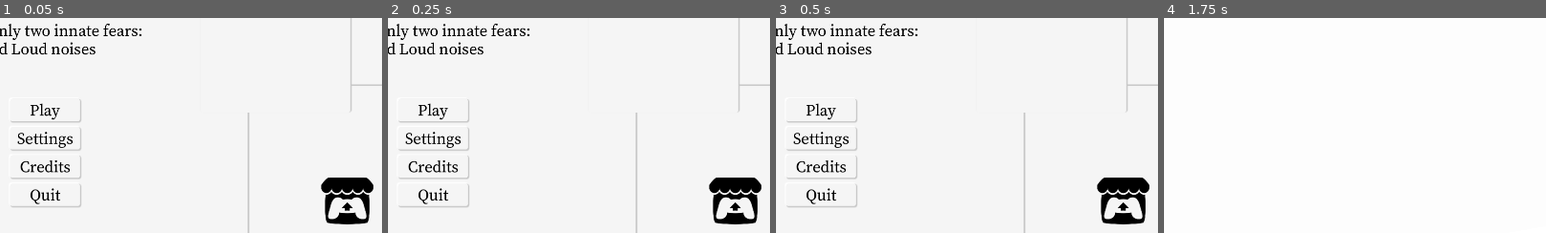
Above: before the commit, frames 1-4 (left to right).
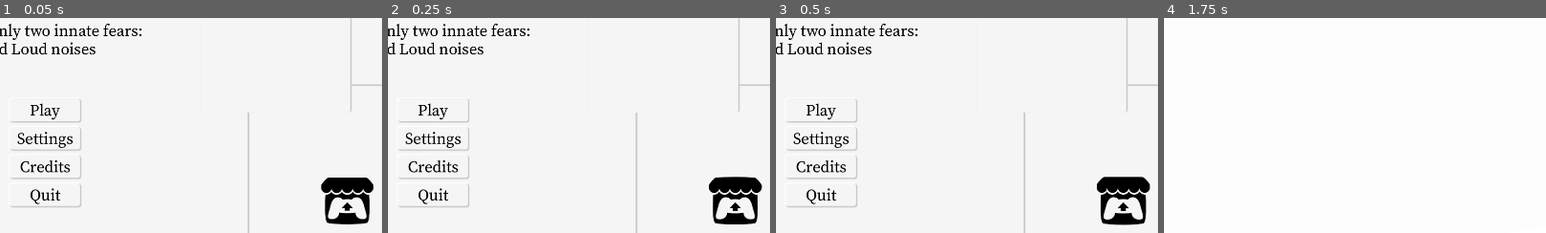
Above: after the commit, the same moments.

Repository: Alchigh/the-third-fear
Game: Godot game, scene res://UI/start_menu.tscn
The game is run twice, just before and just after one commit, with the same random seed, the same clock (stepped at 60 frames per second) and the same inputs. Sound files missing from this copy of the repository are replaced by a short silence.
Inputs (mouse positions are % of the whole screen's width and height, from its top left):
- Up to frame 1 (0.05 s): no input
- Up to frame 2 (0.25 s): no input
- Up to frame 3 (0.5 s): no input
- Up to frame 4 (1.75 s): click "Play" at 0.5 s; tap Enter at 1.25 s; move the mouse to (49, 52) at 1.27 s; hold W (forward) from 1.28 s (still down); hold R (throw) from 1.28 s (still down); click (49, 52) at 1.42 s; tap Space (jump) at 1.52, 1.55 s
The pictures show only the part of the screen within x 44-94%, y 45-95%; the shares and areas given below are measured in that part.

The runs differ from the first frame. In frame 1, less than 0.1% of the frame differs, in the area x 84-98%, y 74-96%; in frame 2, 0.3%; in frame 3, 0.5%, in the area x 84-98%, y 73-97%; in frame 4, nothing differs.

Commit message:
Menu fixes.

Diff:
--- /dev/null
+++ b/UI/itch_logo.gd
@@ -0,0 +1,12 @@
+extends Sprite2D
+
+signal pressed
+# Called when the node enters the scene tree for the first time.
+func _ready() -> void:
+	pass # Replace with function body.
+
+func _input(event: InputEvent) -> void:
+	if event is InputEventMouseButton:
+		if event.button_index == MOUSE_BUTTON_LEFT and event.pressed:
+			if is_pixel_opaque(get_local_mouse_position()):
+				pressed.emit()#_on_itchIo()
--- a/UI/start_menu.gd
+++ b/UI/start_menu.gd
@@ -4,6 +4,7 @@
 
 # Called when the node enters the scene tree for the first time.
 func _ready() -> void:
+	AudioManager.state = "Start"
 	%play.pressed.connect(_on_play_pressed)
 	%quit.pressed.connect(_on_quit_pressed)
 
@@ -13,10 +14,12 @@
 	#%No.pressed.connect(_on_no)
 
 	#%ItchButton.pressed.connect(_on_itchIo)
+	%itch_logo.pressed.connect(_on_itchIo)
 
 func _on_play_pressed() -> void:
 	await tween_animation(%play)
 	AudioManager.play()
+	AudioManager.state = "Game"
 	$BGM.stop()
 	get_tree().change_scene_to_file("res://scenes/gameworld.tscn")
 
@@ -40,6 +43,7 @@
 ## What Itch.Io button does
 func _on_itchIo() -> void:
 	#%ItchIoLogo.scale = Vector2(0.15, 0.15)
+	AudioManager.play()
 	await tween_animation(%itch_logo)
 	OS.shell_open("https://alchigh.itch.io/")
 
--- a/UI/start_menu.tscn
+++ b/UI/start_menu.tscn
@@ -9,6 +9,45 @@
 [ext_resource type="FontFile" uid="uid://b46ta7eexv06y" path="res://assets/fonts/source_serif_4/SourceSerif4-VariableFont_opsz,wght.ttf" id="6_rcgl7"]
 [ext_resource type="Script" uid="uid://0eic3pccmme5" path="res://UI/rtl_url.gd" id="8_2cbuu"]
 [ext_resource type="Texture2D" uid="uid://btwcsqb5yf4dq" path="res://assets/itchio_logo.svg" id="9_olsk0"]
+[ext_resource type="Script" uid="uid://nku1a7frsouv" path="res://UI/itch_logo.gd" id="10_2mdyt"]
+
+[sub_resource type="Animation" id="Animation_2mdyt"]
+length = 0.001
+tracks/0/type = "value"
+tracks/0/imported = false
+tracks/0/enabled = true
+tracks/0/path = NodePath(".:scale")
+tracks/0/interp = 1
+tracks/0/loop_wrap = true
+tracks/0/keys = {
+"times": PackedFloat32Array(0),
+"transitions": PackedFloat32Array(1),
+"update": 0,
+"values": [Vector2(0.5, 0.5)]
+}
+
+[sub_resource type="Animation" id="Animation_umcuc"]
+resource_name = "idle"
+length = 4.0
+loop_mode = 1
+tracks/0/type = "value"
+tracks/0/imported = false
+tracks/0/enabled = true
+tracks/0/path = NodePath(".:scale")
+tracks/0/interp = 1
+tracks/0/loop_wrap = true
+tracks/0/keys = {
+"times": PackedFloat32Array(0, 2, 4),
+"transitions": PackedFloat32Array(1, 1, 1),
+"update": 0,
+"values": [Vector2(0.5, 0.5), Vector2(0.55, 0.55), Vector2(0.5, 0.5)]
+}
+
+[sub_resource type="AnimationLibrary" id="AnimationLibrary_uhcj7"]
+_data = {
+&"RESET": SubResource("Animation_2mdyt"),
+&"idle": SubResource("Animation_umcuc")
+}
 
 [node name="start_menu" type="Control" unique_id=1146702393]
 layout_mode = 3
@@ -408,3 +447,8 @@
 position = Vector2(1720, 944)
 scale = Vector2(0.5, 0.5)
 texture = ExtResource("9_olsk0")
+script = ExtResource("10_2mdyt")
+
+[node name="AnimationPlayer" type="AnimationPlayer" parent="itch_io/itch_logo" unique_id=1377911958]
+libraries/ = SubResource("AnimationLibrary_uhcj7")
+autoplay = &"idle"
--- a/scenes/audio_manager.tscn
+++ b/scenes/audio_manager.tscn
@@ -60,7 +60,7 @@
 color = Color(0.9607386, 0.9607386, 0.9607386, 0.115)
 metadata/_edit_lock_ = true
 
-[node name="MarginContainer" type="MarginContainer" parent="settings" unique_id=88024397]
+[node name="bg_margin" type="MarginContainer" parent="settings" unique_id=88024397]
 z_index = 1
 anchors_preset = 15
 anchor_right = 1.0
@@ -74,27 +74,39 @@
 theme_override_constants/margin_bottom = 10
 metadata/_edit_lock_ = true
 
-[node name="back_button" parent="settings/MarginContainer" unique_id=320101845 instance=ExtResource("5_aoitu")]
+[node name="back_button" parent="settings/bg_margin" unique_id=320101845 instance=ExtResource("5_aoitu")]
 modulate = Color(1, 1, 1, 0.90000004)
 layout_mode = 2
 mouse_behavior_recursive = 1
 
-[node name="edges" parent="settings/MarginContainer" unique_id=1469341171 instance=ExtResource("5_aoitu")]
+[node name="volume_sliders" type="Control" parent="settings/bg_margin" unique_id=620474276]
+unique_name_in_owner = true
+layout_mode = 2
+
+[node name="edges" parent="settings/bg_margin/volume_sliders" unique_id=1469341171 instance=ExtResource("5_aoitu")]
 custom_minimum_size = Vector2(300, 240)
-layout_mode = 2
+layout_mode = 0
+offset_left = 800.0
+offset_top = 410.0
+offset_right = 1100.0
+offset_bottom = 650.0
 size_flags_horizontal = 4
 size_flags_vertical = 4
 mouse_behavior_recursive = 1
 disabled = true
 button_mask = 0
 
-[node name="sliders" type="VBoxContainer" parent="settings/MarginContainer" unique_id=1647569763]
+[node name="sliders" type="VBoxContainer" parent="settings/bg_margin/volume_sliders" unique_id=1647569763]
 custom_minimum_size = Vector2(275, 50)
-layout_mode = 2
+layout_mode = 0
+offset_left = 812.0
+offset_top = 412.0
+offset_right = 1087.0
+offset_bottom = 648.0
 size_flags_horizontal = 4
 size_flags_vertical = 4
 
-[node name="RTL" type="RichTextLabel" parent="settings/MarginContainer/sliders" unique_id=1965138216]
+[node name="RTL" type="RichTextLabel" parent="settings/bg_margin/volume_sliders/sliders" unique_id=1965138216]
 layout_mode = 2
 theme_override_colors/default_color = Color(0, 0, 0, 1)
 theme_override_fonts/normal_font = ExtResource("6_njtn3")
@@ -103,8 +115,9 @@
 fit_content = true
 scroll_active = false
 
-[node name="Master" type="HSlider" parent="settings/MarginContainer/sliders" unique_id=978002343]
-layout_mode = 2
+[node name="Master" type="HSlider" parent="settings/bg_margin/volume_sliders/sliders" unique_id=978002343]
+layout_mode = 2
+size_flags_vertical = 1
 theme_override_constants/center_grabber = 1
 theme_override_icons/grabber = ExtResource("7_kq7b2")
 theme_override_icons/grabber_highlight = ExtResource("7_kq7b2")
@@ -118,7 +131,7 @@
 script = ExtResource("8_02gw7")
 bus_name = "Master"
 
-[node name="RTL2" type="RichTextLabel" parent="settings/MarginContainer/sliders" unique_id=1005229710]
+[node name="RTL2" type="RichTextLabel" parent="settings/bg_margin/volume_sliders/sliders" unique_id=1005229710]
 layout_mode = 2
 theme_override_colors/default_color = Color(0, 0, 0, 1)
 theme_override_fonts/normal_font = ExtResource("6_njtn3")
@@ -127,7 +140,7 @@
 fit_content = true
 scroll_active = false
 
-[node name="Music" type="HSlider" parent="settings/MarginContainer/sliders" unique_id=2082577183]
+[node name="Music" type="HSlider" parent="settings/bg_margin/volume_sliders/sliders" unique_id=2082577183]
 layout_mode = 2
 theme_override_constants/center_grabber = 1
 theme_override_icons/grabber = ExtResource("7_kq7b2")
@@ -142,7 +155,7 @@
 script = ExtResource("8_02gw7")
 bus_name = "Music"
 
-[node name="RTL3" type="RichTextLabel" parent="settings/MarginContainer/sliders" unique_id=2113755729]
+[node name="RTL3" type="RichTextLabel" parent="settings/bg_margin/volume_sliders/sliders" unique_id=2113755729]
 layout_mode = 2
 theme_override_colors/default_color = Color(0, 0, 0, 1)
 theme_override_fonts/normal_font = ExtResource("6_njtn3")
@@ -151,7 +164,7 @@
 fit_content = true
 scroll_active = false
 
-[node name="SFX" type="HSlider" parent="settings/MarginContainer/sliders" unique_id=1381489569]
+[node name="SFX" type="HSlider" parent="settings/bg_margin/volume_sliders/sliders" unique_id=1381489569]
 layout_mode = 2
 theme_override_constants/center_grabber = 1
 theme_override_icons/grabber = ExtResource("7_kq7b2")
@@ -165,3 +178,161 @@
 value = 0.5
 script = ExtResource("8_02gw7")
 bus_name = "SFX"
+
+[node name="menu_buttons" type="MarginContainer" parent="settings" unique_id=1350090668]
+z_index = 1
+anchors_preset = 4
+anchor_top = 0.5
+anchor_bottom = 0.5
+offset_top = -134.5
+offset_right = 252.67
+offset_bottom = 134.5
+grow_vertical = 2
+size_flags_horizontal = 8
+size_flags_vertical = 8
+theme_override_constants/margin_left = 20
+
+[node name="buttons" type="VBoxContainer" parent="settings/menu_buttons" unique_id=627026803]
+custom_minimum_size = Vector2(232.67, 50)
+layout_mode = 2
+size_flags_horizontal = 4
+theme_override_constants/separation = 15
+alignment = 1
+
+[node name="MarginContainer" type="MarginContainer" parent="settings/menu_buttons/buttons" unique_id=1068011409]
+visible = false
+layout_mode = 2
+theme_override_constants/margin_top = 550
+
+[node name="back" parent="settings/menu_buttons/buttons" unique_id=1185434857 instance=ExtResource("5_aoitu")]
+unique_name_in_owner = true
+layout_mode = 2
+text = "Back"
+
+[node name="volume" parent="settings/menu_buttons/buttons" unique_id=1574886831 instance=ExtResource("5_aoitu")]
+unique_name_in_owner = true
+layout_mode = 2
+text = "Volume"
+
+[node name="controls" parent="settings/menu_buttons/buttons" unique_id=983771797 instance=ExtResource("5_aoitu")]
+unique_name_in_owner = true
+layout_mode = 2
+text = " Controls"
+
+[node name="main_menu" parent="settings/menu_buttons/buttons" unique_id=1115937363 instance=ExtResource("5_aoitu")]
+unique_name_in_owner = true
+layout_mode = 2
+text = "Main Menu"
+
+[node name="keybinds" type="MarginContainer" parent="settings" unique_id=1020205373]
+unique_name_in_owner = true
+visible = false
+custom_minimum_size = Vector2(400, 0)
+anchors_preset = 8
+anchor_left = 0.5
+anchor_top = 0.5
+anchor_right = 0.5
+anchor_bottom = 0.5
+offset_left = -260.0
+offset_top = -158.0
+offset_right = 260.0
+offset_bottom = 158.0
+grow_horizontal = 2
+grow_vertical = 2
+size_flags_horizontal = 0
+theme_override_constants/margin_left = 10
+theme_override_constants/margin_top = 10
+theme_override_constants/margin_right = 10
+theme_override_constants/margin_bottom = 10
+
+[node name="HBoxContainer" type="HBoxContainer" parent="settings/keybinds" unique_id=726565819]
+z_index = 1
+layout_mode = 2
+
+[node name="keys" type="VBoxContainer" parent="settings/keybinds/HBoxContainer" unique_id=2107877091]
+layout_mode = 2
+size_flags_horizontal = 3
+
+[node name="WASD" parent="settings/keybinds/HBoxContainer/keys" unique_id=1939435499 instance=ExtResource("5_aoitu")]
+layout_mode = 2
+size_flags_vertical = 4
+mouse_behavior_recursive = 1
+disabled = true
+button_mask = 0
+text = "WASD"
+
+[node name="space" parent="settings/keybinds/HBoxContainer/keys" unique_id=1996439661 instance=ExtResource("5_aoitu")]
+layout_mode = 2
+size_flags_vertical = 4
+mouse_behavior_recursive = 1
+disabled = true
+button_mask = 0
+text = "Space"
+
+[node name="R" parent="settings/keybinds/HBoxContainer/keys" unique_id=2043412402 instance=ExtResource("5_aoitu")]
+layout_mode = 2
+size_flags_vertical = 4
+mouse_behavior_recursive = 1
+disabled = true
+button_mask = 0
+text = "R"
+
+[node name="mouse_move" parent="settings/keybinds/HBoxContainer/keys" unique_id=581187897 instance=ExtResource("5_aoitu")]
+layout_mode = 2
+size_flags_vertical = 4
+mouse_behavior_recursive = 1
+disabled = true
+button_mask = 0
+text = "Mouse Move"
+
+[node name="esc" parent="settings/keybinds/HBoxContainer/keys" unique_id=1483597248 instance=ExtResource("5_aoitu")]
+layout_mode = 2
+size_flags_vertical = 4
+mouse_behavior_recursive = 1
+disabled = true
+button_mask = 0
+text = "ESC"
+
+[node name="VBoxContainer2" type="VBoxContainer" parent="settings/keybinds/HBoxContainer" unique_id=420565843]
+layout_mode = 2
+size_flags_horizontal = 3
+
+[node name="moment" parent="settings/keybinds/HBoxContainer/VBoxContainer2" unique_id=1237618149 instance=ExtResource("5_aoitu")]
+layout_mode = 2
+size_flags_vertical = 4
+mouse_behavior_recursive = 1
+disabled = true
+button_mask = 0
+text = "Movement"
+
+[node name="jump" parent="settings/keybinds/HBoxContainer/VBoxContainer2" unique_id=202916059 instance=ExtResource("5_aoitu")]
+layout_mode = 2
+size_flags_vertical = 4
+mouse_behavior_recursive = 1
+disabled = true
+button_mask = 0
+text = "Jump"
+
+[node name="throw" parent="settings/keybinds/HBoxContainer/VBoxContainer2" unique_id=137032739 instance=ExtResource("5_aoitu")]
+layout_mode = 2
+size_flags_vertical = 4
+mouse_behavior_recursive = 1
+disabled = true
+button_mask = 0
+text = "Throw Rock"
+
+[node name="camera" parent="settings/keybinds/HBoxContainer/VBoxContainer2" unique_id=2086863069 instance=ExtResource("5_aoitu")]
+layout_mode = 2
+size_flags_vertical = 4
+mouse_behavior_recursive = 1
+disabled = true
+button_mask = 0
+text = "Camera"
+
+[node name="camera2" parent="settings/keybinds/HBoxContainer/VBoxContainer2" unique_id=1328850708 instance=ExtResource("5_aoitu")]
+layout_mode = 2
+size_flags_vertical = 4
+mouse_behavior_recursive = 1
+disabled = true
+button_mask = 0
+text = "Menu"
--- a/scripts/audio_manager.gd
+++ b/scripts/audio_manager.gd
@@ -3,15 +3,44 @@
 @onready var settings_canvas: CanvasLayer = $settings
 @onready var menu_click: AudioStreamPlayer = $menu_click
 var settings_open: bool = false
+var state: String = "Start"
+
+func _ready() -> void:
+	%back.pressed.connect(_on_back_pressed)
+	%volume.pressed.connect(_on_volume_pressed)
+	%controls.pressed.connect(_on_keybinds_pressed)
+	%main_menu.pressed.connect(_on_main_menu_pressed)
 
 func play() -> void:
 	menu_click.play()
 
 func settings() -> void:
 	$settings.visible = not $settings.visible
-	if !settings_open:
+	if $settings.visible:
 		settings_open = true
 		Input.mouse_mode = Input.MOUSE_MODE_VISIBLE
 	else:
 		settings_open = false
 		Input.mouse_mode = Input.MOUSE_MODE_CAPTURED
+
+func _on_back_pressed() -> void:
+	menu_click.play()
+	if state == "Start": $settings.hide()
+	else: settings()
+
+func _on_volume_pressed() -> void:
+	menu_click.play()
+	%volume_sliders.visible = not %volume_sliders.visible
+	if %keybinds.visible: %keybinds.hide()
+
+func _on_keybinds_pressed() -> void:
+	menu_click.play()
+	%keybinds.visible = not %keybinds.visible
+	if %volume_sliders.visible: %volume_sliders.hide()
+
+func _on_main_menu_pressed() -> void:
+	menu_click.play()
+	$settings.visible = false
+	settings_open = false
+	Input.mouse_mode = Input.MOUSE_MODE_VISIBLE
+	get_tree().change_scene_to_file("res://UI/start_menu.tscn")
Not shown, added: UI/itch_logo.gd.uid
